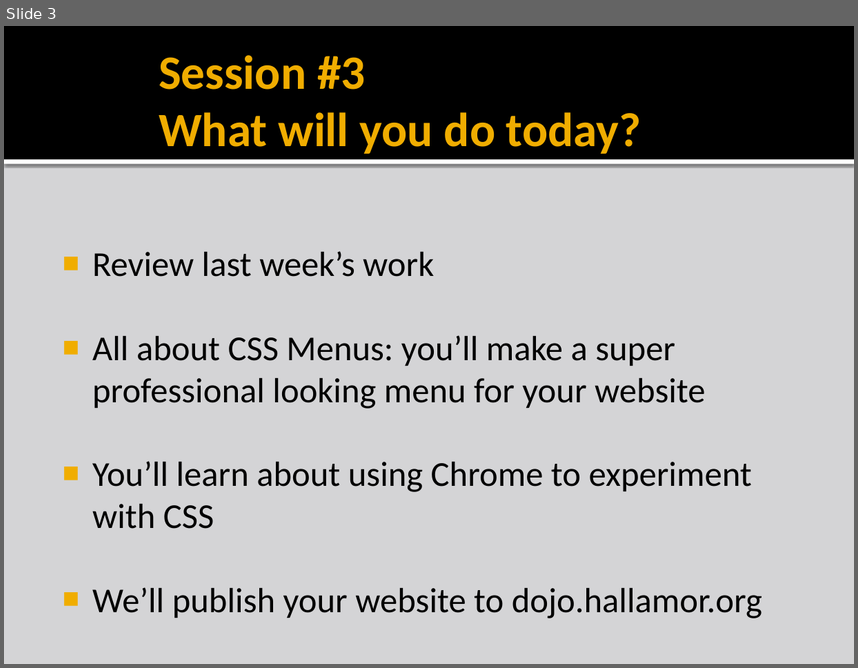
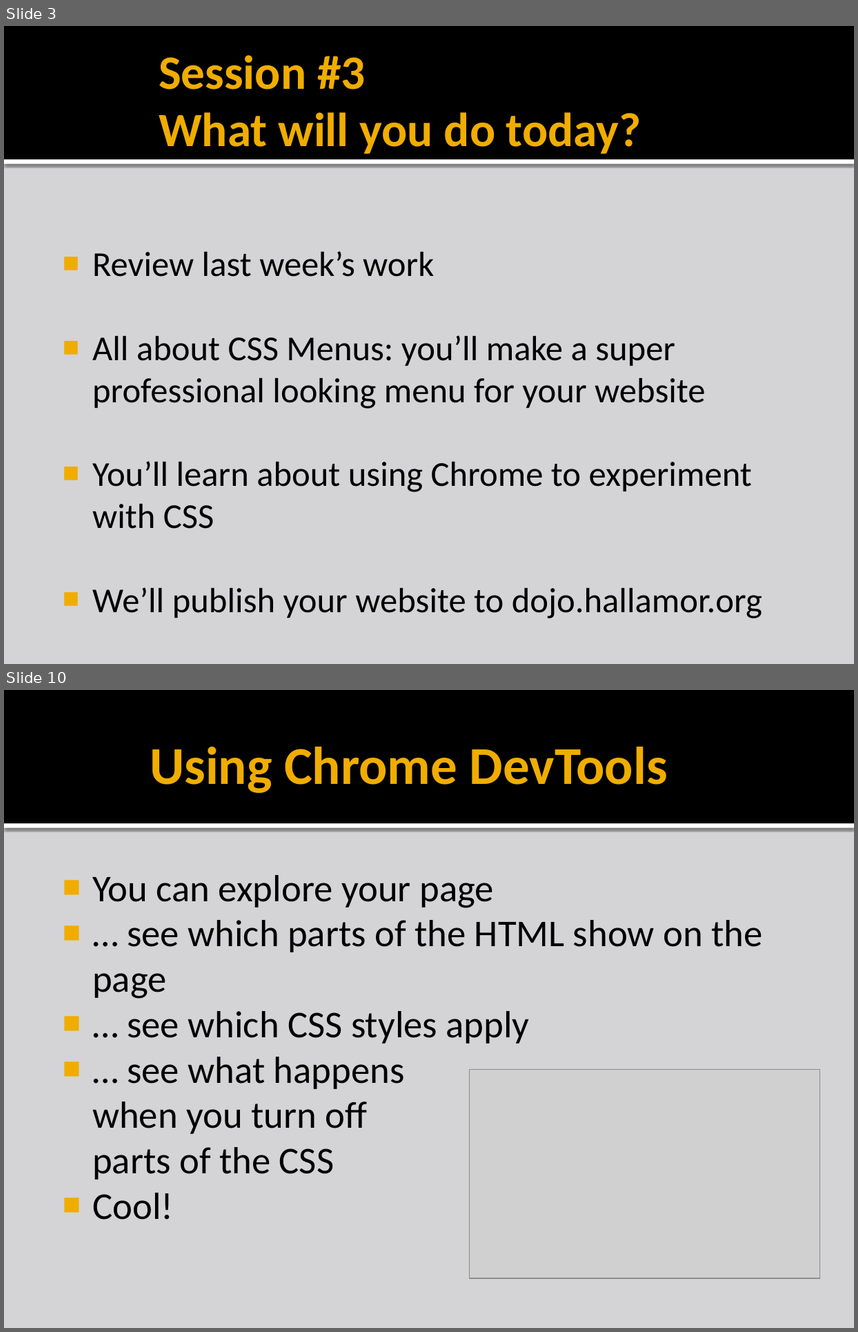
Before and after one commit to liamf/coderdojo-bray, a slide deck: html/presentations/CoderDojoBrayHTML_session3.pptx. Shown one above the other, each under a label of ours: slide 3 before the commit, slides 3 and 10 after it; the slides between them are not shown. The pictures are 858x668 and 858x1332 pixels, drawn with LibreOffice and Linux fonts; fonts in the diff are those of the drawing; grey boxes stand for pictures; background and template pictures are left out. Boxes give left, top, right and bottom in pixels: in the first picture for what was removed or moved away, otherwise in the second. Text is boxed around its words. In the diff, an @@ line names an element or a change of style, - is before the commit and + after.

```diff
--- a/html/presentations/CoderDojoBrayHTML_session3.pptx
+++ b/html/presentations/CoderDojoBrayHTML_session3.pptx
@@ slide 10 added at (4,690,854,1328), background #D4D4D6; not listed: 2 template elements that a slide beside it also shows @@
@@ title added at (150,747,668,793), 45 pt, text #F0AD00, bold @@
+Using Chrome DevTools
@@ text added at (92,875,762,1219), 32 pt, text #000000 @@
+■ You can explore your page
+■ … see which parts of the HTML show on the page
+■ … see which CSS styles apply
+■ … see what happens
+  when you turn off
+  parts of the CSS
+■ Cool!
@@ picture added at (469,1069,819,1279) @@
```
Also in this commit, not shown: 2 slides changed, 15 other slides added, 5 other files.
